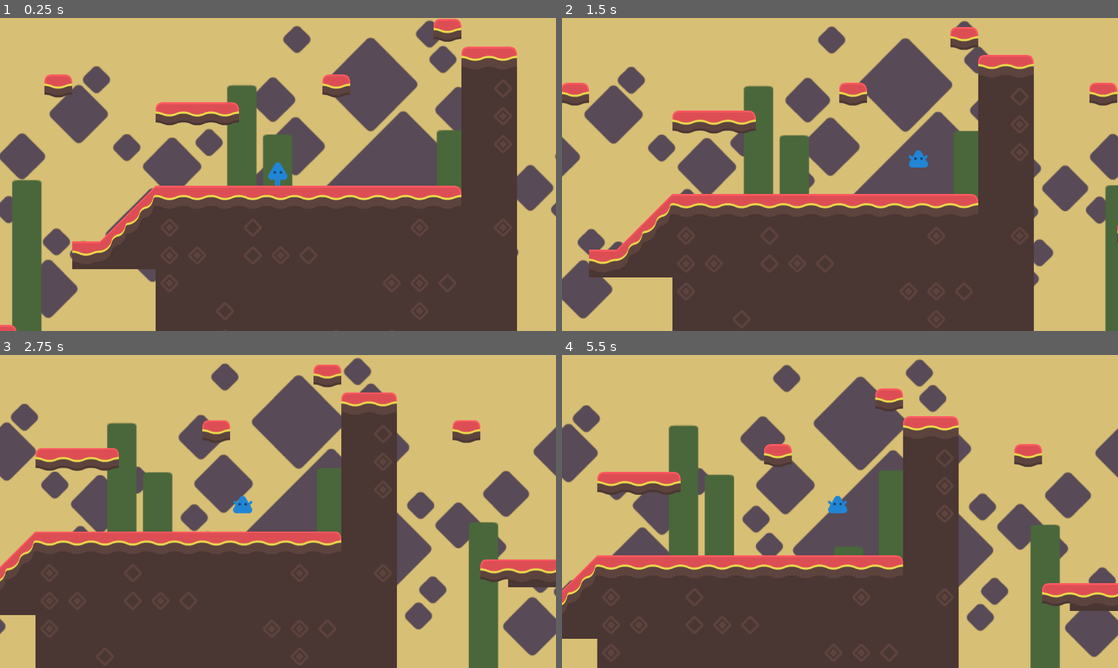
Above: before the commit, frames 1-4 (two rows, left to right).
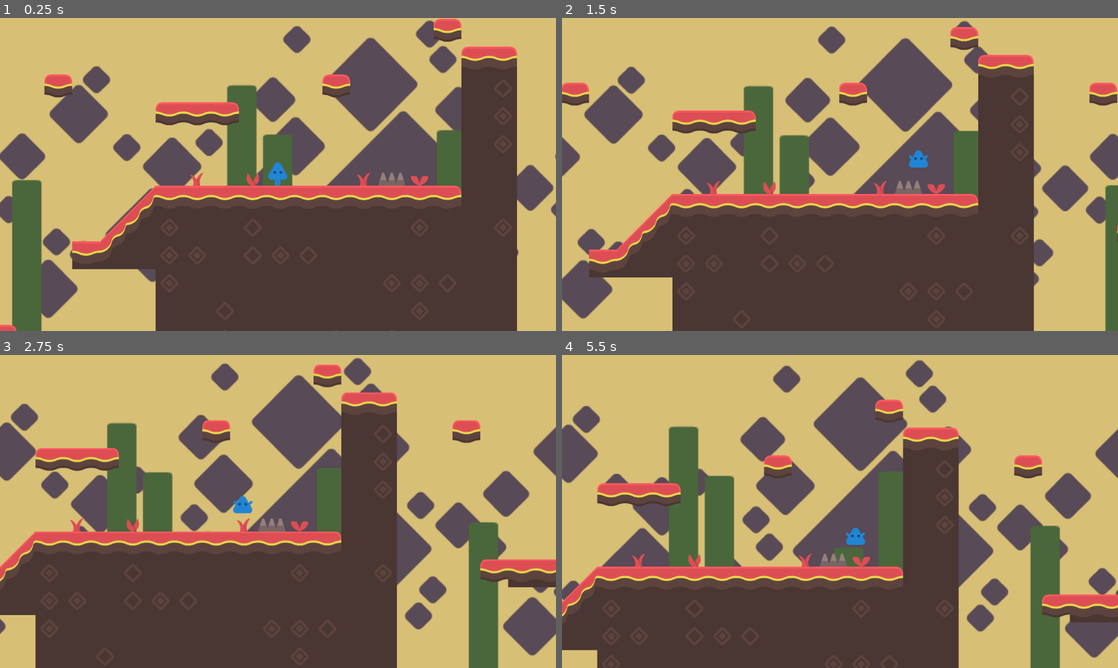
Above: after the commit, the same moments.

Repository: adsuttman/GDTest2
Game: Godot game, scene res://game.tscn
Two runs of this game, one before a commit and one after it. Both use one fixed random seed, a clock stepped at 60 frames per second and the inputs below.
Inputs:
- Up to frame 1 (0.25 s): no input
- Up to frame 2 (1.5 s): tap Enter at 0.5 s; hold D (right) from 0.53 s (still down); tap Space (jump) at 0.6, 0.77, 1.07, 1.35 s
- Up to frame 3 (2.75 s): tap Space (jump) at 1.52, 1.82, 2.1 s; release D (right) at 2.03 s; hold A (left) from 2.03 s (still down)
- Up to frame 4 (5.5 s): release A (left) at 2.78 s; hold D (right) 2.78-4.28 s; tap Space (jump) at 2.85, 3.02, 3.32, 3.6, 3.77, 4.07, 4.35, 4.52, 4.82, 5.1 s; hold A (left) 4.28-5.03 s; hold D (right) from 5.03 s (still down)

The runs differ from the first frame. In frame 1, 0.4% of the frame differs, in the area x 34-78%, y 49-54%; in frame 2, 0.4%; in frame 3, 0.4%; in frame 4, 12%, in the area x 0-100%, y 1-97%.

Commit message:
added spikes (bad)

Diff:
--- /dev/null
+++ b/Resources/Objects/spikes.gd
@@ -0,0 +1,4 @@
+extends StaticBody2D
+
+func on_landing(object) -> void:
+	object.landed_on_spikes()
--- /dev/null
+++ b/Resources/Objects/spikes.tscn
@@ -0,0 +1,18 @@
+[gd_scene load_steps=4 format=3 uid="uid://cx8j3hvwlx14j"]
+
+[ext_resource type="Texture2D" uid="uid://d3wjjg3ejq0x2" path="res://Resources/Objects/spikesHigh.png" id="1_acwoo"]
+[ext_resource type="Script" path="res://Resources/Objects/spikes.gd" id="1_pm7yk"]
+
+[sub_resource type="RectangleShape2D" id="RectangleShape2D_tbfta"]
+size = Vector2(46, 30)
+
+[node name="Spikes" type="StaticBody2D"]
+position = Vector2(0, 17)
+script = ExtResource("1_pm7yk")
+
+[node name="Sprite2D" type="Sprite2D" parent="."]
+texture = ExtResource("1_acwoo")
+
+[node name="CollisionShape2D" type="CollisionShape2D" parent="."]
+shape = SubResource("RectangleShape2D_tbfta")
+one_way_collision = true
--- a/Resources/Player/States/fall.gd
+++ b/Resources/Player/States/fall.gd
@@ -43,7 +43,6 @@
 	player.velocity.x = move * player.air_speed
 	player.move_and_slide()
 
-
 	if player.coyote_timer > 0:
 		player.coyote_timer -= 1
 #		print(player.coyote_timer)
@@ -54,6 +53,9 @@
 		if player.get_wall_normal().x == -move:
 			return wall_slide_state
 	if player.is_on_floor():
+		var object = player.get_slide_collision(0).get_collider()
+		if(object.has_method("on_landing")):
+			object.on_landing(player)
 		if jump_timer > 0:
 			jump_timer = 0
 #			print("jump buffer activated")
--- a/Resources/Player/player_character.gd
+++ b/Resources/Player/player_character.gd
@@ -32,3 +32,6 @@
 
 func change_animation(animation :String) -> void:
 	animations.play(animation)
+
+func landed_on_spikes():
+	print("player landed on spikes")
--- a/game.tscn
+++ b/game.tscn
@@ -11,8 +11,9 @@
 
 [node name="TileMap" parent="TestLevel" instance=ExtResource("1_3fcqx")]
 layer_0/name = "foreground"
-layer_0/tile_data = PackedInt32Array(65534, 131072, 0, -1310 …(2544 unchanged characters)… 5536, 2, 196601, 131072, 0, 196603, 0, 0)
+layer_0/tile_data = PackedInt32Array(65534, 131072, 0, -1310 …(2544 unchanged characters)… 5536, 2, 196601, 131072, 0, 196603, 0, 0, -65532, 1, 65536)
 layer_1/name = "background"
+layer_2/tile_data = PackedInt32Array(-65533, 589824, 0, -3, 589824, 0, -1, 655360, 0, -65531, 720896, 0)
 
 [node name="ParallaxBackground" parent="TestLevel" instance=ExtResource("2_lknox")]
 offset = Vector2(640, 360)
--- a/tile_set.tres
+++ b/tile_set.tres
@@ -1,6 +1,7 @@
-[gd_resource type="TileSet" load_steps=3 format=3 uid="uid://d3rwouaaxyo2i"]
+[gd_resource type="TileSet" load_steps=5 format=3 uid="uid://d3rwouaaxyo2i"]
 
 [ext_resource type="Texture2D" uid="uid://dxn142pvflwhv" path="res://tilesheet_complete.png" id="1_ov668"]
+[ext_resource type="PackedScene" uid="uid://cx8j3hvwlx14j" path="res://Resources/Objects/spikes.tscn" id="2_uvb1j"]
 
 [sub_resource type="TileSetAtlasSource" id="TileSetAtlasSource_q5ugi"]
 resource_name = "terrain"
@@ -939,6 +940,10 @@
 21:11/0/physics_layer_0/linear_velocity = Vector2(0, 0)
 21:11/0/physics_layer_0/angular_velocity = 0.0
 
+[sub_resource type="TileSetScenesCollectionSource" id="TileSetScenesCollectionSource_y6yut"]
+resource_name = "spikes"
+scenes/1/scene = ExtResource("2_uvb1j")
+
 [resource]
 tile_size = Vector2i(64, 64)
 occlusion_layer_0/light_mask = 1
@@ -950,3 +955,4 @@
 terrain_set_0/terrain_1/color = Color(0.5, 0.4375, 0.25, 1)
 navigation_layer_0/layers = 1
 sources/0 = SubResource("TileSetAtlasSource_q5ugi")
+sources/1 = SubResource("TileSetScenesCollectionSource_y6yut")
Binary file added: Resources/Objects/spikesHigh.png
Not shown, added: Resources/Objects/spikesHigh.png.import
